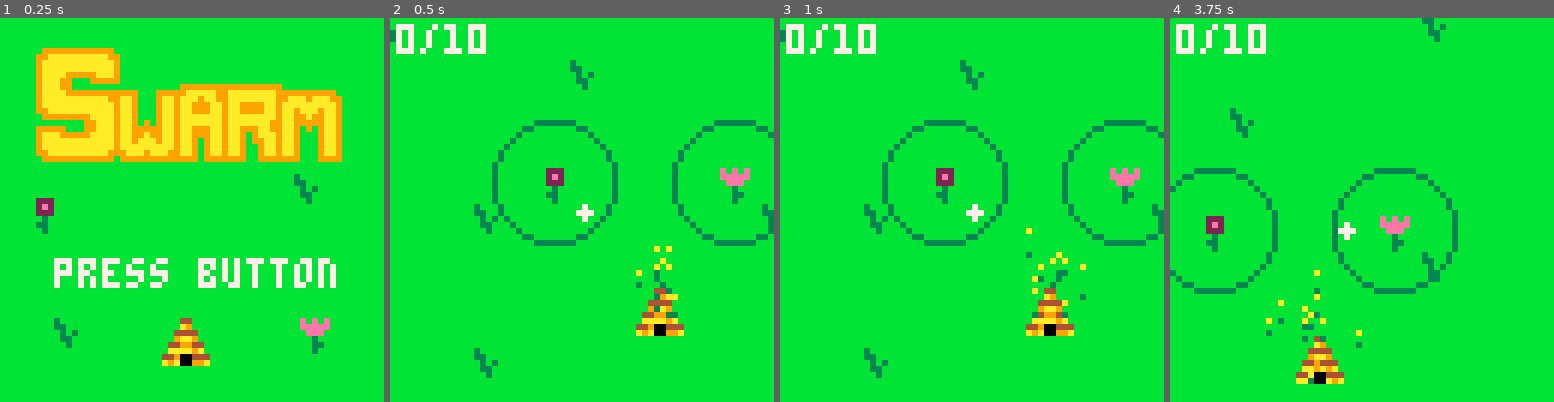
Above: before the commit, frames 1-4 (left to right).
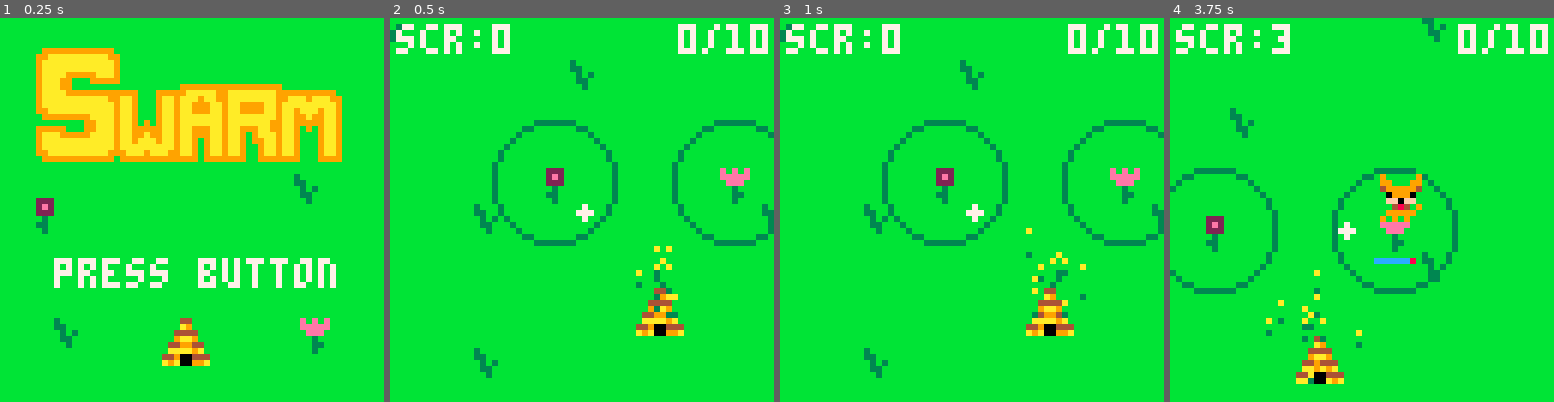
Above: after the commit, the same moments.

Repository: greysonp/swarm
Game: PICO-8 cartridge bees.p8
Two runs of this game, one before a commit and one after it. Both use one fixed random seed, a clock stepped at 60 frames per second and the inputs below.
Inputs:
- Up to frame 1 (0.25 s): no input
- Up to frame 2 (0.5 s): tap X (X key) at 0.33 s
- Up to frame 3 (1 s): tap O (Z key) at 0.7 s
- Up to frame 4 (3.75 s): tap X (X key) at 1.07, 1.85, 2.97 s; hold Right 1.6-2.1 s; tap O (Z key) every 0.4 s from 1.7 to 3.7 s; hold Up 2.15-2.42 s; hold Right 2.47-3.03 s; hold Left 3.08-3.58 s; hold Down from 3.63 s (still down)

Frame 1 is identical in both runs. In frame 2, 2.1% of the frame differs, in the area x 1-99%, y 1-10%; in frame 3, 2.1%; in frame 4, 3.1%, in the area x 1-99%, y 1-65%.

Commit message:
Added game over screen, score counter.

Diff:
--- a/bees.p8
+++ b/bees.p8
@@ -17,6 +17,7 @@
 startbees = 10
 stagewidth = 256
 stageheight = 256
+startlives = 2
 camlag = .1 -- constant we use as 't' in low-pass filter calculation
 beehive_layer = 1
 anchor_layer = beehive_layer + 1
@@ -27,7 +28,9 @@
 
 -- other
 time = 0
-screen = 0 -- 0 = title screen, 1 = game
+lives = 0
+score = 0
+screen = 0 -- 0 = title screen, 1 = game, 2 = game over
 
 -- debug elements
 flag = false
@@ -37,33 +40,6 @@
   -- switch to 64x64 mode
   poke(0x5f2c, 3)
   cls()
-
-  -- add cursor to the stage
-  cursor = newcursor(115, 115)
-  add(stage, cursor)
-
-  -- init camera state
-  cam = newvector(cursor.pos.x - 32, cursor.pos.y - 32)
-  cam.width = 64
-  cam.height = 64
-
-  -- add beehive to the stage
-  beehive = newbeehive(stagewidth/2, stageheight/2)
-  add(stage, beehive)
-  add(anchors, beehive)
-
-  -- add bee counter to the stage
-  add(stage, newbeecounter())
-
-  -- add flowers to the stage
-  addflower(newflower(110, 110, 32))
-  addflower(newflower(140, 110, 33))
-
-  -- add bees to the stage
-  for i = 1, startbees do
-    local bee = newbee(random(beehive.pos.x - 5, beehive.pos.x + 5), random(beehive.pos.y - 5, beehive.pos.y + 5), beehive)
-    addbee(bee)
-  end
 end
 
 function _update()
@@ -71,6 +47,8 @@
     _updatetitle()
   elseif screen == 1 then
     _updategame()
+  elseif screen == 2 then
+    _updategameover()
   end
 end
 
@@ -79,6 +57,8 @@
     _drawtitle()
   elseif screen == 1 then
     _drawgame()
+  elseif screen == 2 then
+    _drawgameover()
   end
 
   if flag then pset(cam.x + 63, cam.y, 8) end
@@ -87,8 +67,50 @@
   end
 end
 
+function _initgame()
+  -- clear all state
+  stage = {}
+  bees = {}
+  enemies = {}
+  flowers = {}
+  time = 0
+  lives = startlives
+  score = 0
+
+  -- add cursor to the stage
+  cursor = newcursor(115, 115)
+  add(stage, cursor)
+
+  -- init camera state
+  cam = newvector(cursor.pos.x - 32, cursor.pos.y - 32)
+  cam.width = 64
+  cam.height = 64
+
+  -- add beehive to the stage
+  beehive = newbeehive(stagewidth/2, stageheight/2)
+  add(stage, beehive)
+  add(anchors, beehive)
+
+  -- add hud to the stage
+  add(stage, newbeecounter())
+  add(stage, newscore())
+
+  -- add flowers to the stage
+  addflower(newflower(110, 110, 32))
+  addflower(newflower(140, 110, 33))
+
+  -- add bees to the stage
+  for i = 1, startbees do
+    local bee = newbee(random(beehive.pos.x - 5, beehive.pos.x + 5), random(beehive.pos.y - 5, beehive.pos.y + 5), beehive)
+    addbee(bee)
+  end
+end
+
 function _updatetitle()
-  if btnp(1) or btnp(2) or btnp(3) or btnp(4) or btnp(5) or btnp(6) then screen = 1 end
+  if btnp(1) or btnp(2) or btnp(3) or btnp(4) or btnp(5) or btnp(6) then
+    _initgame()
+    screen = 1
+  end
 end
 
 function _updategame()
@@ -124,7 +146,13 @@
   end
 end
 
+function _updategameover()
+  if btnp(1) or btnp(2) or btnp(3) or btnp(4) or btnp(5) or btnp(6) then screen = 0 end
+end
+
 function _drawtitle()
+  camera(0, 0)
+
   map(34, 0, 0, 0, 8, 8)
   spr(192, 6, 5, 7, 3)
   spr(32, 5, 30)
@@ -155,6 +183,14 @@
       obj:draw()
     end
   end
+end
+
+function _drawgameover()
+  camera(0, 0)
+
+  cls()
+  print('game over', 10, 20, 7)
+  print('score', 9, 35, 7)
 end
 
 function addbee(bee)
@@ -247,6 +283,11 @@
   local x2 = cam.x + cam.width
   local y2 = cam.y + cam.height
   return (x + width/2) < x1 or (x - width/2) > x2 or (y + height/2) < y1 or (y - height/2) > y2
+end
+
+function getstringwidth(s)
+  local len = #s
+  return 3 * len + len - 1
 end
 
 -- ============================
@@ -580,8 +621,8 @@
   enemy.health = enemy.maxhealth
   enemy.healthbar = newhealthbar(enemy, -9)
   enemy.radius = 5
-  enemy.attackspeed = 30
-  enemy.walkspeed = 0.25
+  enemy.attackspeed = 5 -- 30
+  enemy.walkspeed = 5 -- .25
   enemy.state = 0 -- 0 = normal, 1 = attacking, 2 = running
   enemy.flower = nil
 
@@ -696,11 +737,15 @@
 
   function enemy:targetflower()
     local flower = findclosest(flowers, self.pos.x, self.pos.y, function(obj, dist) return true end)
-    local diff = vsub(flower.pos, self.pos)
-    local rads = atan2(diff.x, diff.y)
-
-    self.vel.x = cos(rads) * self.walkspeed
-    self.vel.y = sin(rads) * self.walkspeed
+
+    -- flower will be nil during final update() call before game over
+    if flower != nil then
+      local diff = vsub(flower.pos, self.pos)
+      local rads = atan2(diff.x, diff.y)
+
+      self.vel.x = cos(rads) * self.walkspeed
+      self.vel.y = sin(rads) * self.walkspeed
+    end
   end
 
   function enemy:sethealth(health)
@@ -761,6 +806,10 @@
       del(flowers, self)
       del(anchors, self)
       del(stage, self)
+      lives -= 1
+      if lives <= 0 then
+        screen = 2
+      end
     end
   end
 
@@ -768,20 +817,35 @@
 end
 
 function newbeecounter()
-  local counter = newgameobj()
-  counter.pos.x = 1
-  counter.pos.y = 1
-  counter.layer = hud_layer
-
-  function counter:update()
-  end
-
-  function counter:draw()
+  local beecounter = newgameobj()
+  beecounter.layer = hud_layer
+
+  function beecounter:update()
+  end
+
+  function beecounter:draw()
     -- we have to get the cam position here because the camera is adjusted during the draw call
-    print(count(cursor.bees) .. '/' .. count(bees), cam.x + 1, cam.y + 1, 7)
-  end
-
-  return counter
+    local message = count(cursor.bees) .. '/' .. count(bees)
+    print(message, cam.x + cam.width - getstringwidth(message) - 1, cam.y + 1, 7)
+  end
+
+  return beecounter
+end
+
+function newscore()
+  local scorecounter = newgameobj()
+  scorecounter.layer = hud_layer
+
+  function scorecounter:update()
+    if time % 30 == 0 then score += 1 end
+  end
+
+  function scorecounter:draw()
+    -- we have to get the cam position here because the camera is adjusted during the draw call
+    print('scr:' .. score, cam.x + 1, cam.y + 1, 7)
+  end
+
+  return scorecounter
 end
 
 function newhealthbar(target, yoffset)
